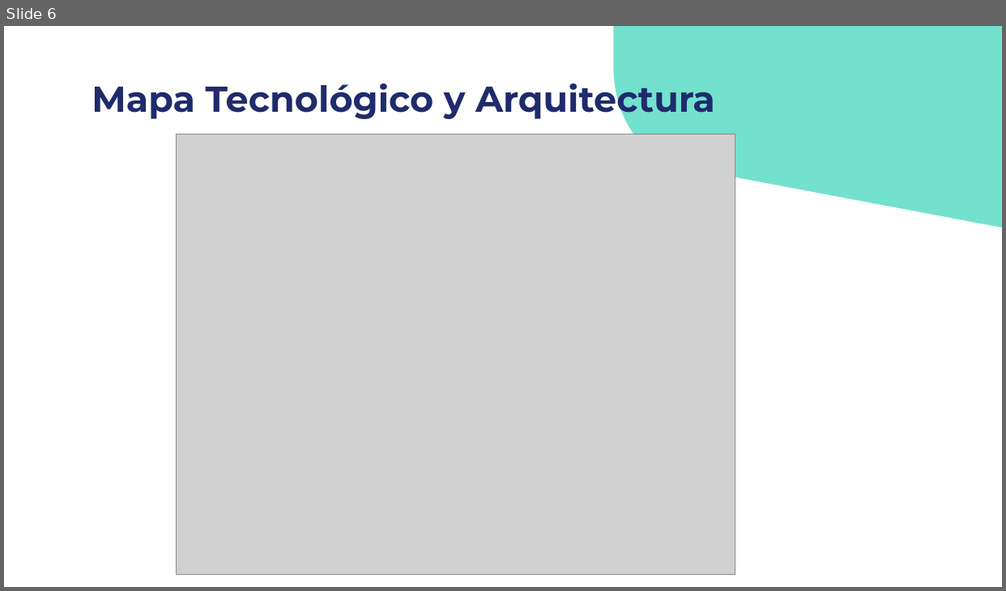
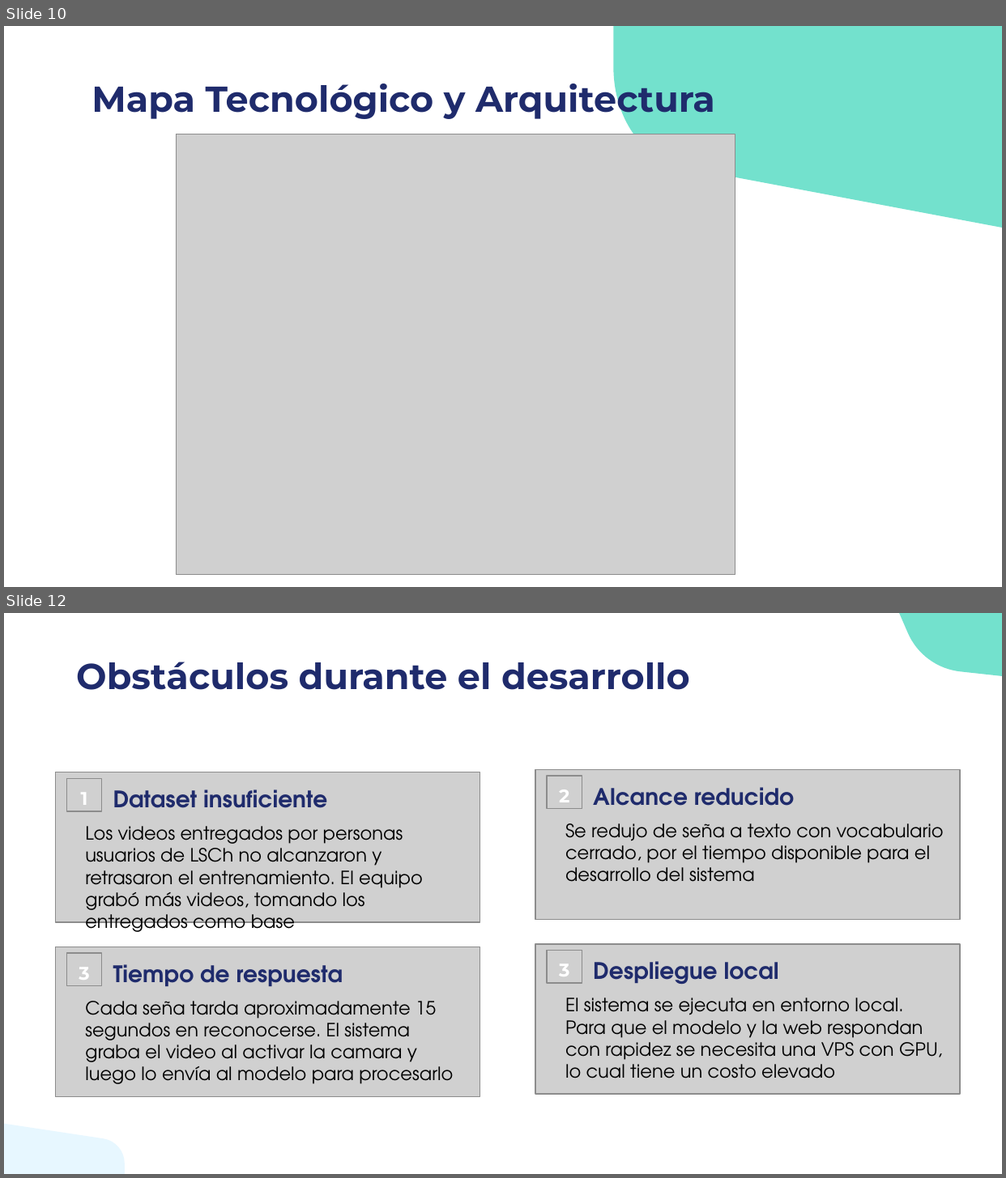
Before and after one commit to mtynnn/senatext, a slide deck: Fase 2/Evidencias Proyecto/Gestion_proyecto/Presentación Proyecto.pptx. Shown one above the other, each under a label of ours: slide 6 before the commit, slides 10 and 12 after it; the slides between them are not shown. The pictures are 1006x591 and 1006x1178 pixels, drawn with LibreOffice and Linux fonts; fonts in the diff are those of the drawing; grey boxes stand for pictures. Boxes give left, top, right and bottom in pixels: in the first picture for what was removed or moved away, otherwise in the second. Text is boxed around its words. In the diff, an @@ line names an element or a change of style, - is before the commit and + after.

```diff
--- a/Fase 2/Evidencias Proyecto/Gestion_proyecto/Presentación Proyecto.pptx
+++ b/Fase 2/Evidencias Proyecto/Gestion_proyecto/Presentación Proyecto.pptx
@@ slide 12 added at (4, 613, 1002, 1174), background #FFFFFF @@
@@ freeform shape added at (899, 613, 1002, 676), fill #73E1CD @@
@@ title added at (76, 662, 690, 690), 26 pt, text #1F2B6C, bold @@
+Obstáculos durante el desarrollo
@@ picture added at (55, 773, 479, 922) @@
@@ picture added at (67, 779, 102, 811) @@
@@ picture added at (536, 769, 960, 919) @@
@@ picture added at (547, 776, 582, 808) @@
@@ text added at (81, 793, 88, 805), 13.3 pt, text #FFFFFF, bold @@
+1
@@ text added at (113, 790, 327, 808), 16.5 pt, text #1F2B6C, bold @@
+Dataset insuficiente
@@ text added at (559, 790, 569, 803), 13.3 pt, text #FFFFFF, bold @@
+2
@@ text added at (593, 787, 794, 806), 16.5 pt, text #1F2B6C, bold @@
+Alcance reducido
@@ text added at (85, 826, 423, 937), 13.3 pt, text #000000 @@
+Los videos entregados por personas usuarios de LSCh no alcanzaron y retrasaron el entrenamiento. El equipo grabó más videos, tomando los entregados como base
@@ text added at (565, 824, 944, 882), 13.3 pt, text #000000 @@
+Se redujo de seña a texto con vocabulario cerrado, por el tiempo disponible para el desarrollo del sistema
@@ picture added at (55, 948, 479, 1097) @@
@@ picture added at (536, 944, 960, 1094) @@
@@ picture added at (547, 950, 582, 983) @@
@@ picture added at (67, 953, 102, 986) @@
@@ text added at (79, 968, 89, 980), 13.3 pt, text #FFFFFF, bold @@
+3
@@ text added at (113, 965, 343, 986), 16.5 pt, text #1F2B6C, bold @@
+Tiempo de respuesta
@@ text added at (559, 965, 569, 977), 13.3 pt, text #FFFFFF, bold @@
+3
@@ text added at (593, 961, 779, 984), 16.5 pt, text #1F2B6C, bold @@
+Despliegue local
@@ text added at (85, 1001, 453, 1084), 13.3 pt, text #000000 @@
+Cada seña tarda aproximadamente 15 segundos en reconocerse. El sistema graba el video al activar la camara y luego lo envía al modelo para procesarlo
@@ text added at (565, 998, 942, 1079), 13.3 pt, text #000000 @@
+El sistema se ejecuta en entorno local. Para que el modelo y la web respondan con rapidez se necesita una VPS con GPU, lo cual tiene un costo elevado
@@ freeform shape added at (4, 1124, 125, 1174), fill #E7F7FF @@
@@ what was slide 6 is now slide 10 @@
```
Also in this commit, not shown: 3 slides changed, 9 other slides added, 4 slides removed.
